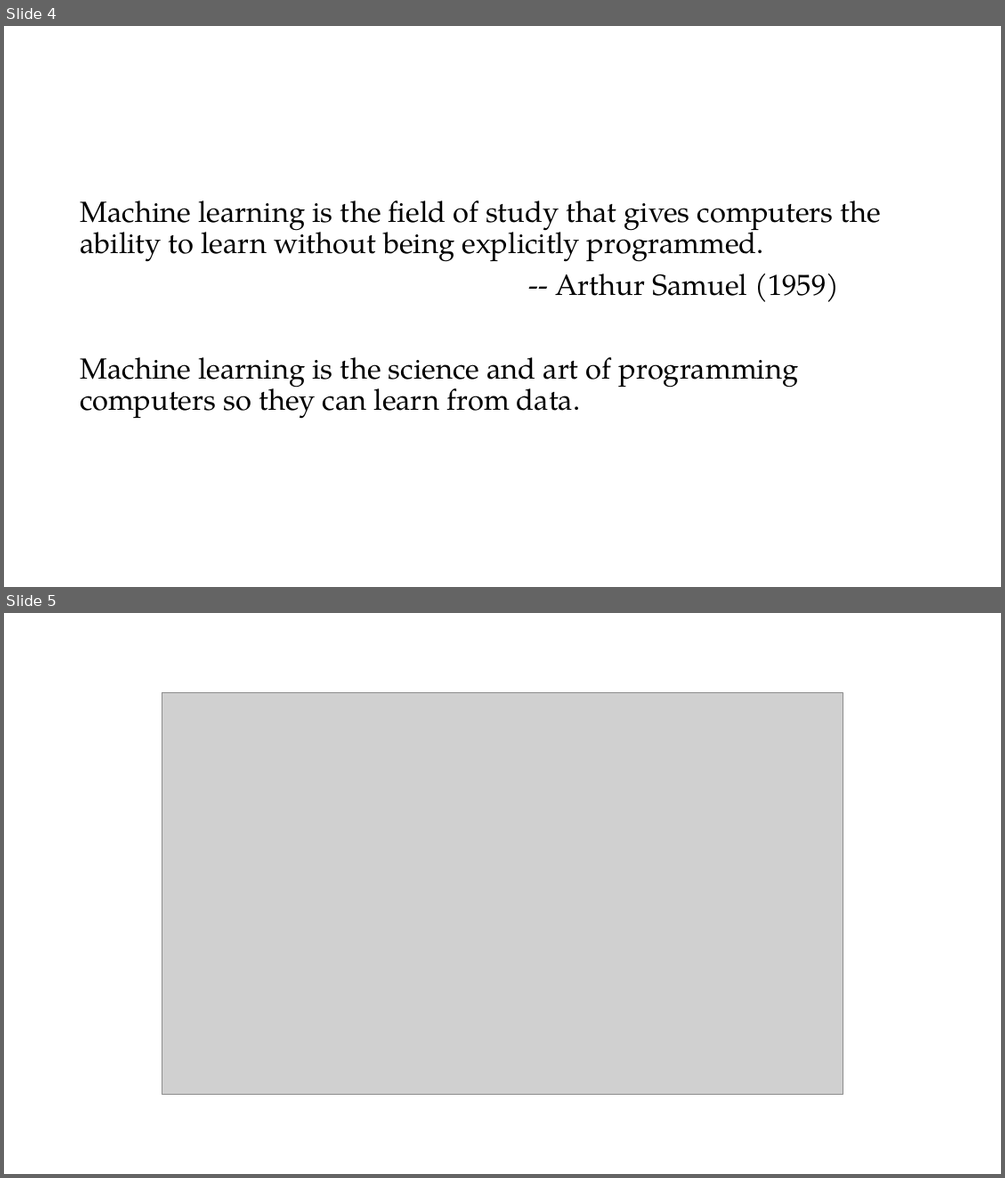
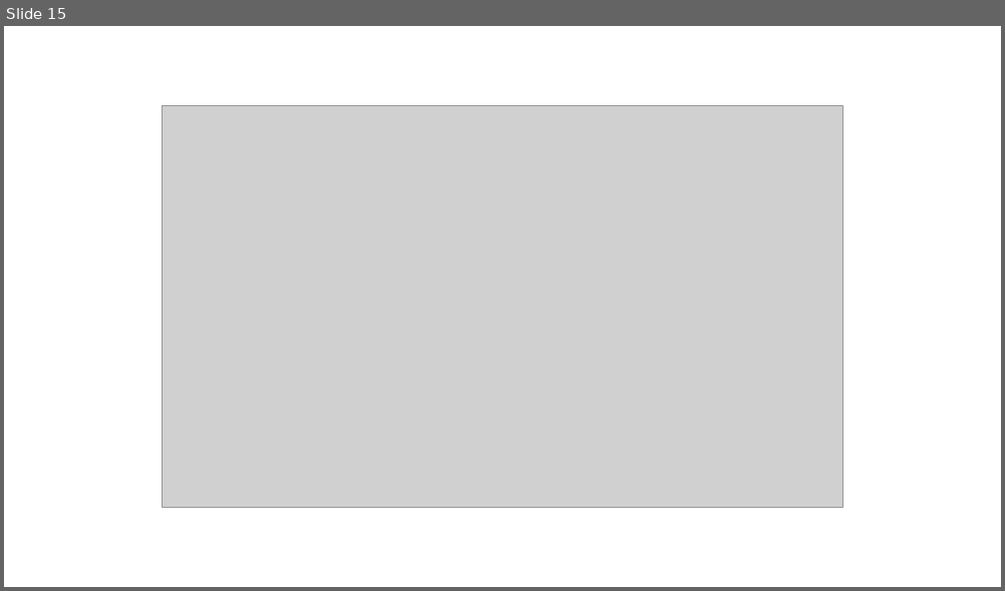
Before and after one commit to PracticumAI-Test/what_is_ai, a slide deck: ai_systems.pptx. Shown one above the other, each under a label of ours: slides 4 and 5 before the commit, slide 15 after it. The pictures are 1005x1178 and 1005x591 pixels, drawn with LibreOffice and Linux fonts; fonts in the diff are those of the drawing; grey boxes stand for pictures. Boxes give left, top, right and bottom in pixels: in the first picture for what was removed or moved away, otherwise in the second. Text is boxed around its words. In the diff, an @@ line names an element or a change of style, - is before the commit and + after.

```diff
--- a/ai_systems.pptx
+++ b/ai_systems.pptx
@@ slide 4 removed at [4,26,1001,587], background #FFFFFF @@
@@ text removed at [80,200,882,418] @@
-Machine learning is the field of study that gives computers the ability to learn without being explicitly programmed.
--- Arthur Samuel (1959)
-Machine learning is the science and art of programming computers so they can learn from data.
@@ what was slide 5 is now slide 15 @@
```
Also in this commit, not shown: 10 slides changed, 4 slides added, 8 other slides removed, 1 other file.
